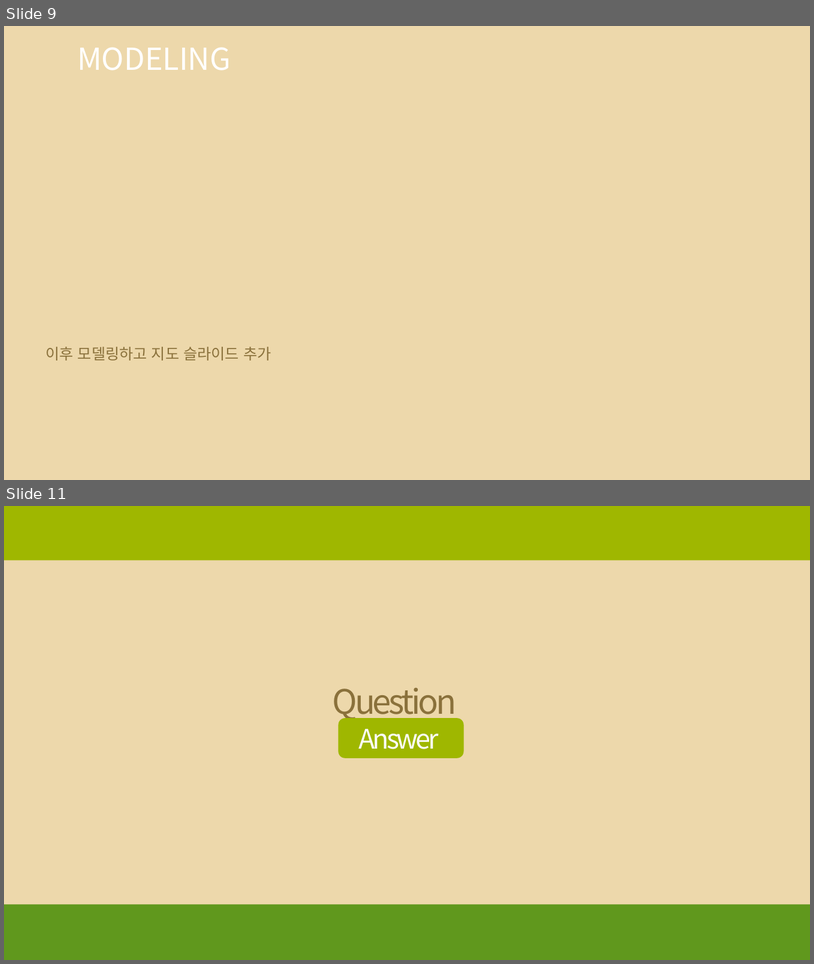
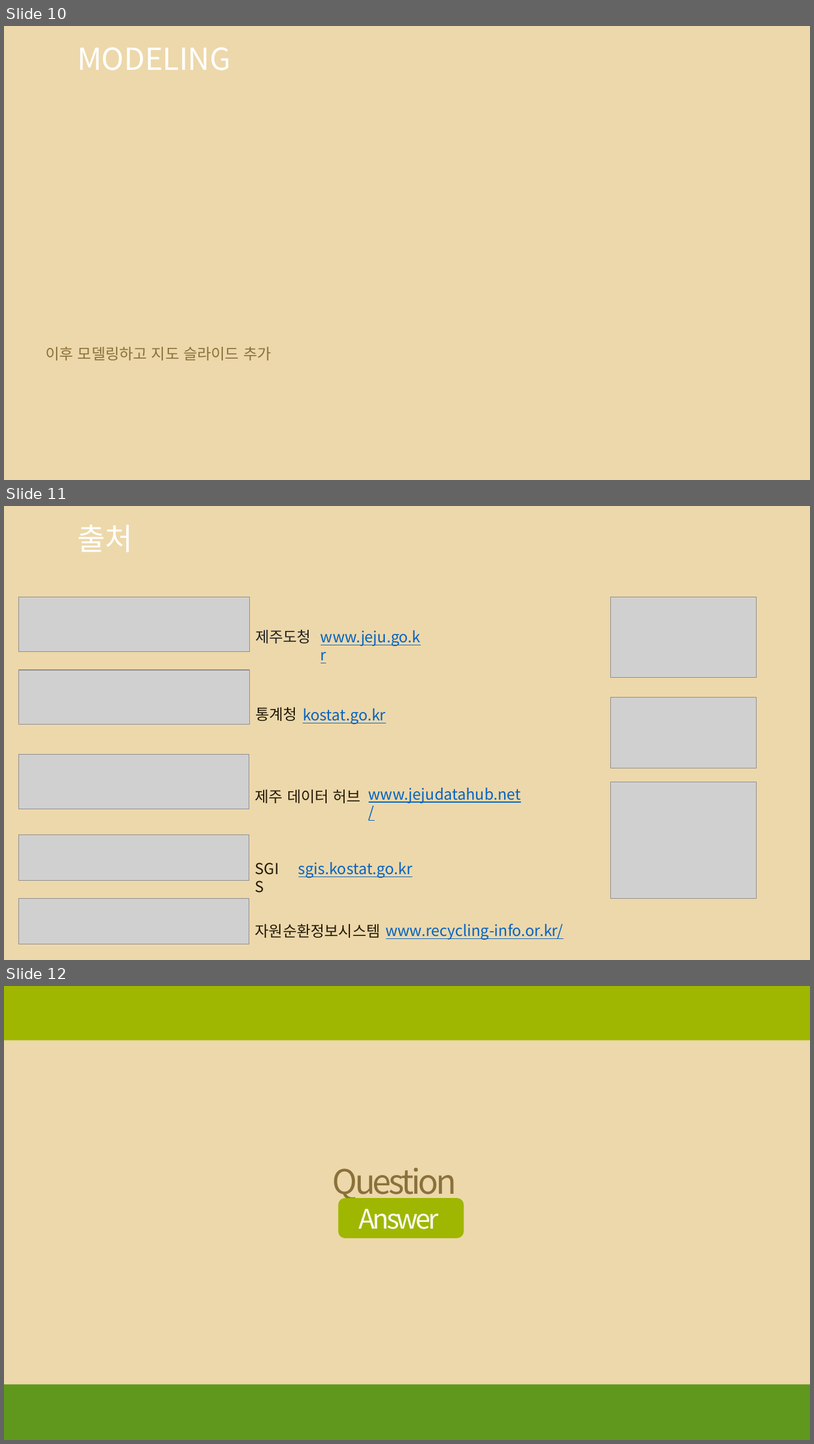
Before and after one commit to so-jeong0127/Python-Project, a slide deck: 3조_1차_재활용도움센터 위치 선정.pptx. Shown one above the other, each under a label of ours: slides 9 and 11 before the commit, slides 10, 11 and 12 after it; the slides between them are not shown. The pictures are 814x964 and 814x1444 pixels, drawn with LibreOffice and Linux fonts; fonts in the diff are those of the drawing; grey boxes stand for pictures; background and template pictures are left out. Boxes give left, top, right and bottom in pixels: in the first picture for what was removed or moved away, otherwise in the second. Text is boxed around its words. In the diff, an @@ line names an element or a change of style, - is before the commit and + after.

```diff
--- a/3조_1차_재활용도움센터 위치 선정.pptx
+++ b/3조_1차_재활용도움센터 위치 선정.pptx
@@ slide 11 added at (4, 506, 810, 960), background picture (left out) @@
@@ title added at (77, 525, 133, 552), 36 pt, text #FFFFFF @@
+출처
@@ picture added at (19, 597, 249, 652) @@
@@ picture added at (611, 597, 757, 678) @@
@@ text added at (255, 630, 311, 643), 18 pt, text #222222 @@
+제주도청
@@ text added at (299, 630, 421, 877), 18 pt, text #0563C1, underline @@
+www.jeju.go.kr
@@ picture added at (19, 670, 249, 724) @@
@@ picture added at (611, 697, 757, 768) @@
@@ text added at (255, 707, 297, 721), 18 pt, text #221907 @@
+통계청
@@ text added at (303, 708, 386, 724), 18 pt, text #0563C1, underline @@
+kostat.go.kr
@@ picture added at (18, 754, 249, 809) @@
@@ text added at (255, 789, 361, 803), 18 pt, text #221907 @@
+제주 데이터 허브
@@ text added at (369, 787, 521, 803), 18 pt, text #0563C1, underline @@
+www.jejudatahub.net/
@@ picture added at (611, 782, 757, 898) @@
@@ picture added at (18, 834, 249, 880) @@
@@ text added at (299, 862, 413, 877), 18 pt, text #221907 @@
+SGIS
@@ text added at (299, 862, 564, 939), 18 pt, text #0563C1, underline @@
+sgis.kostat.go.kr
@@ picture added at (18, 898, 249, 944) @@
@@ text added at (255, 924, 381, 937), 18 pt, text #221907 @@
+자원순환정보시스템
@@ text added at (386, 923, 564, 939), 18 pt, text #0563C1, underline @@
+www.recycling-info.or.kr/
@@ what was slide 9 is now slide 10 @@
@@ what was slide 11 is now slide 12 @@
```
Also in this commit, not shown: 6 slides changed, 2 other slides added, 2 slides removed.
